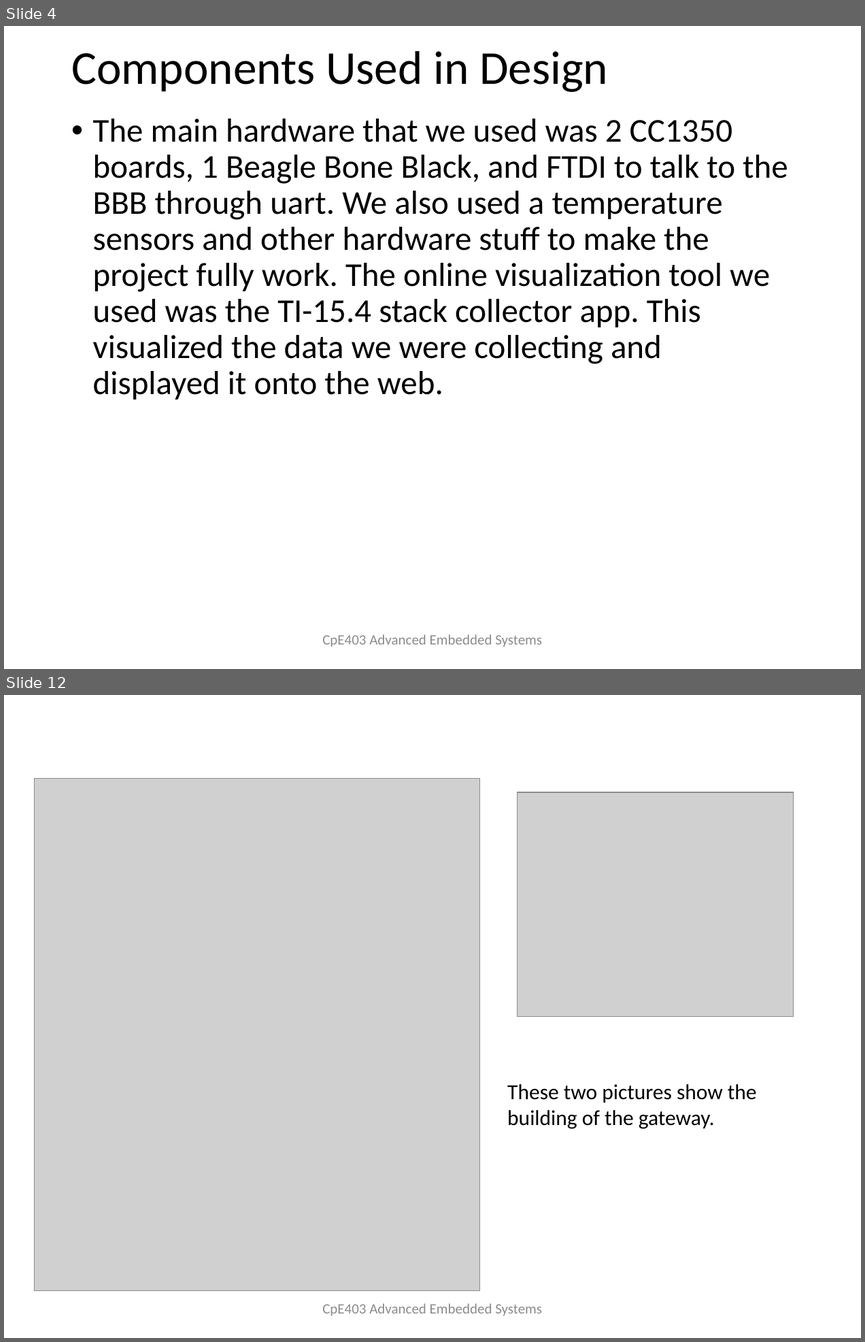
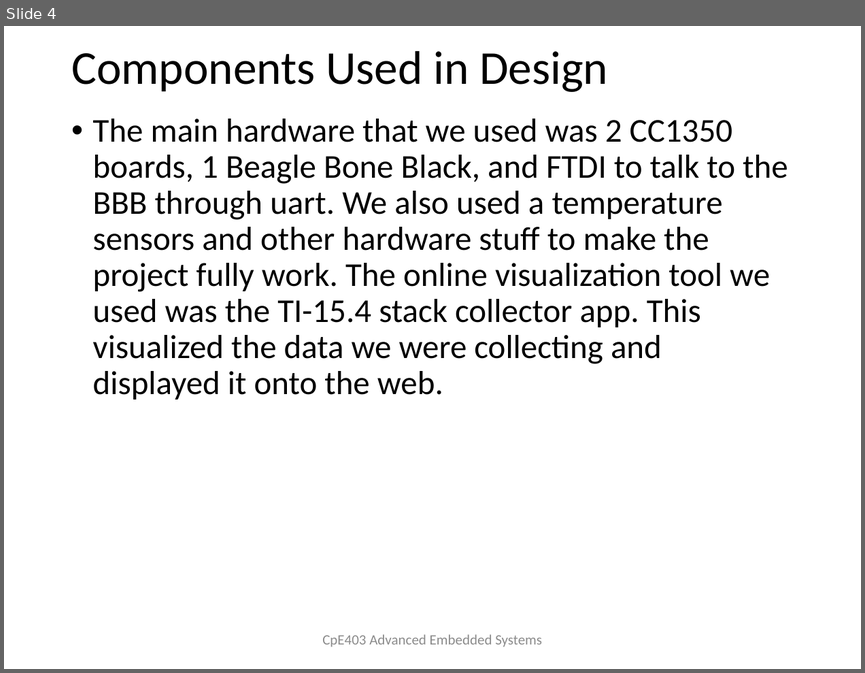
Before and after one commit to TraceStewart/epc304llaf8102vlnu, a slide deck: Final/CpE403_Project_F2018.pptx. Shown one above the other, each under a label of ours: slides 4 and 12 before the commit, slide 4 after it; the slides between them are not shown. The pictures are 865x1342 and 865x673 pixels, drawn with LibreOffice and Linux fonts; fonts in the diff are those of the drawing; grey boxes stand for pictures. Boxes give left, top, right and bottom in pixels: in the first picture for what was removed or moved away, otherwise in the second. Text is boxed around its words. In the diff, an @@ line names an element or a change of style, - is before the commit and + after.

```diff
--- a/Final/CpE403_Project_F2018.pptx
+++ b/Final/CpE403_Project_F2018.pptx
@@ slide 12 removed at bbox=[4, 695, 861, 1338], background #FFFFFF @@
@@ picture removed at bbox=[34, 778, 479, 1291] @@
@@ picture removed at bbox=[517, 793, 793, 1016] @@
@@ text removed at bbox=[507, 1084, 757, 1129] @@
-These two pictures show the building of the gateway.
@@ text removed at bbox=[322, 1303, 542, 1316] @@
-CpE403 Advanced Embedded Systems
```
Also in this commit, not shown: 9 slides changed, 2 slides added, 3 other slides removed, 1 other file.
